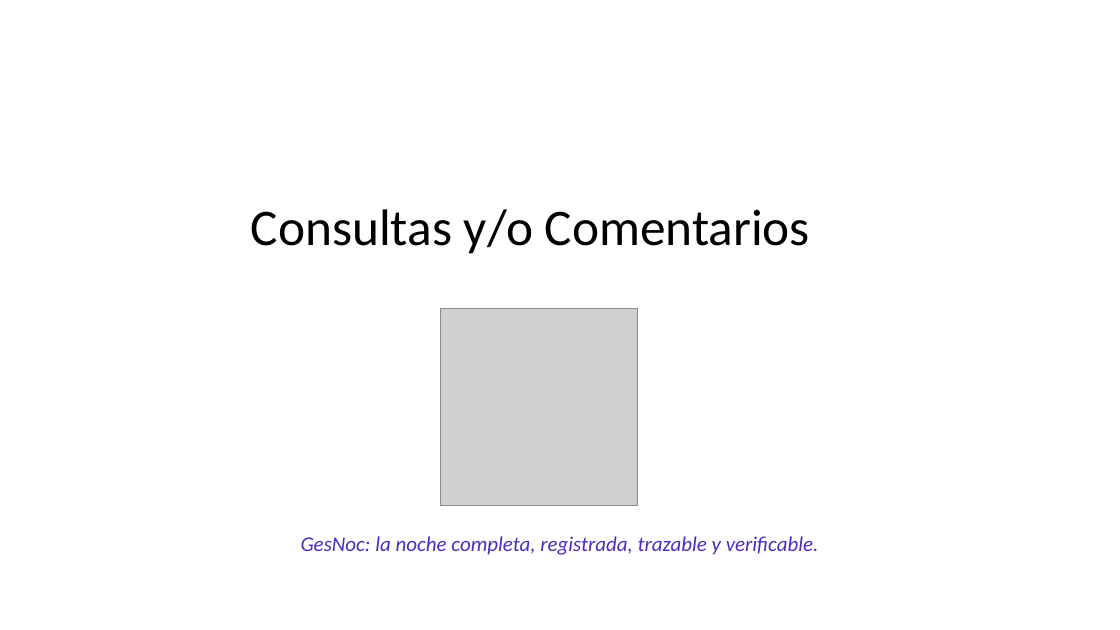
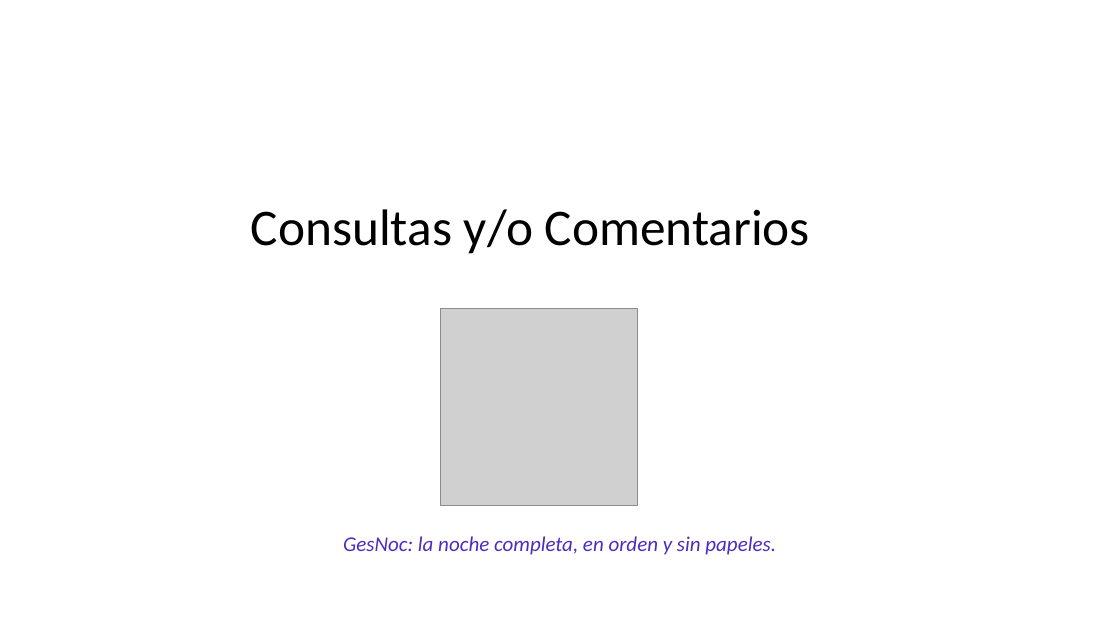
Before and after one commit to MiguelGaticaBestNick123/gesnoc, a slide deck: slide 17 of Fase 2/Evidencias proyecto/Presentación Proyecto.pptx. Drawn at 1120x630 pixels with LibreOffice and Linux fonts; fonts in the diff are those of the drawing; grey boxes stand for pictures. Boxes give left, top, right and bottom in pixels: in the first picture for what was removed or moved away, otherwise in the second. Text is boxed around its words. In the diff, an @@ line names an element or a change of style, - is before the commit and + after.

```diff
--- a/Fase 2/Evidencias proyecto/Presentación Proyecto.pptx
+++ b/Fase 2/Evidencias proyecto/Presentación Proyecto.pptx
@@ text at (x1=343, y1=536, x2=776, y2=555): text changed @@
-GesNoc: la noche completa, registrada, trazable y verificable.
+GesNoc: la noche completa, en orden y sin papeles.
```
Also in this commit, not shown: 13 other slides changed.
